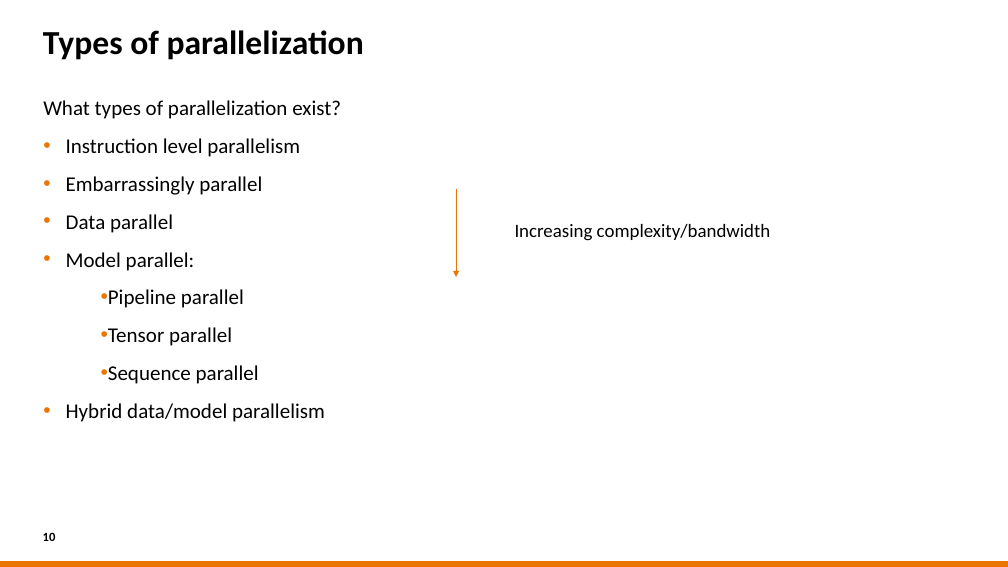
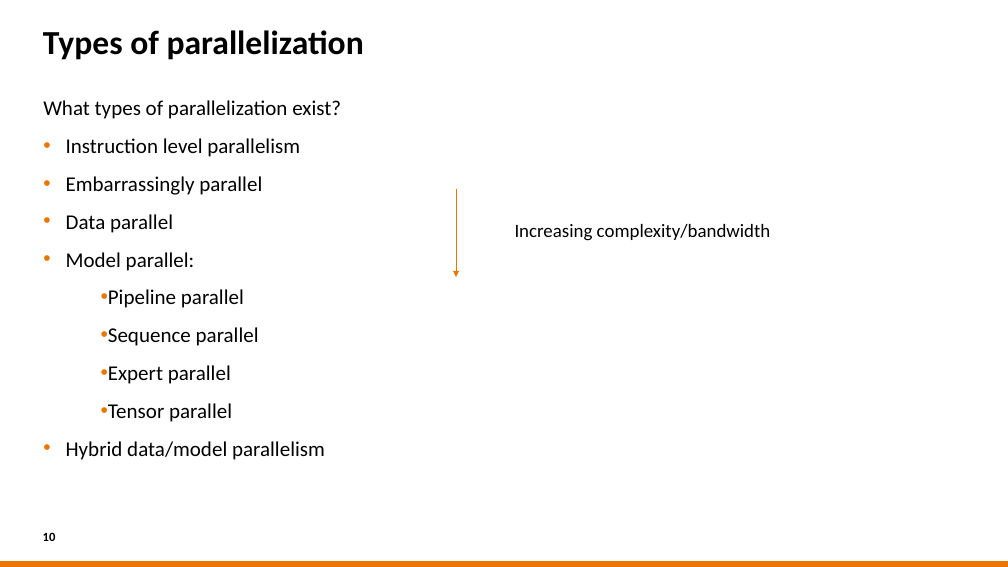
Before and after one commit to sara-nl/HPML-course-materials, a slide deck: slide 10 of Day2/slides/Parallel_Computing_for_DL.pptx. Drawn at 1008x567 pixels with LibreOffice and Linux fonts; fonts in the diff are those of the drawing; background and template pictures are left out. Boxes give left, top, right and bottom in pixels: in the first picture for what was removed or moved away, otherwise in the second. Text is boxed around its words. In the diff, an @@ line names an element or a change of style, - is before the commit and + after.

```diff
--- a/Day2/slides/Parallel_Computing_for_DL.pptx
+++ b/Day2/slides/Parallel_Computing_for_DL.pptx
@@ text at bbox=[108, 327, 259, 384]: paragraphs added @@
+        • Sequence parallel
+        • Expert parallel
@@ text at bbox=[108, 365, 259, 384]: paragraph removed @@
-        • Sequence parallel
```
Also in this commit, not shown: 19 other slides changed, 2 slides added, 1 other file.
